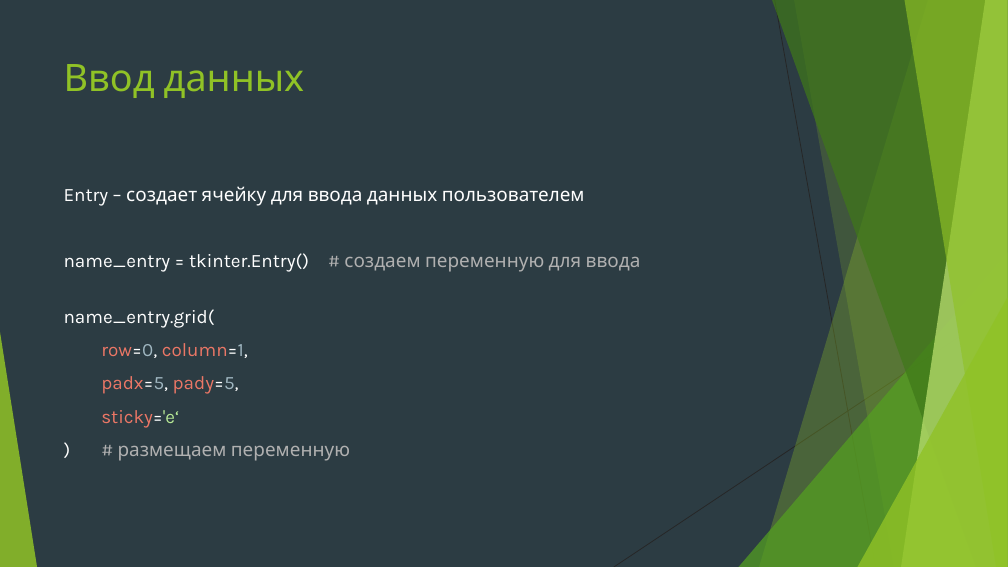
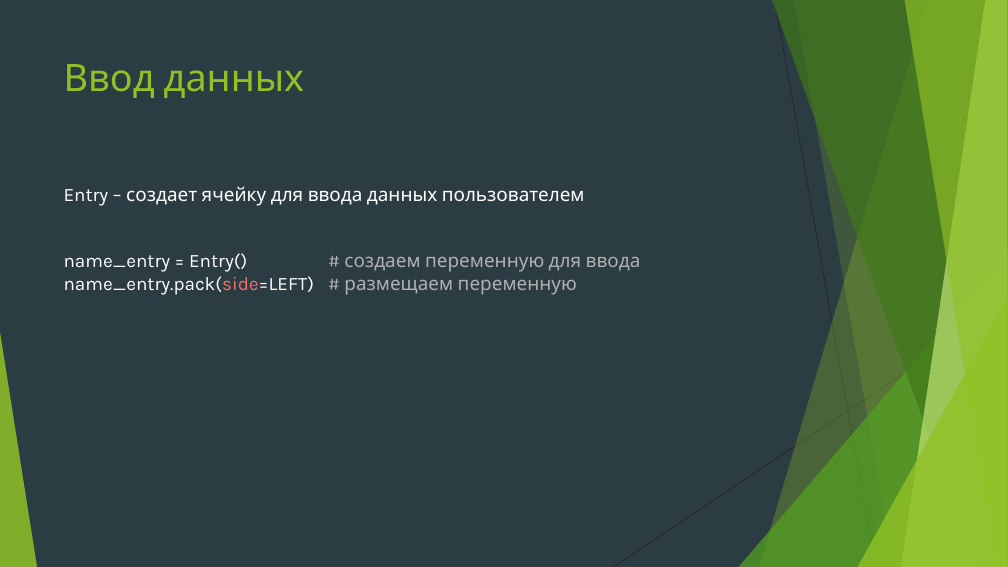
Before and after one commit to Yegor9151/for_corund, a slide deck: slide 27 of course_project_for_korund/ver 1.1/уроки/МК по Python.pptx (slide 44 before the commit). Drawn at 1008x567 pixels with LibreOffice and Linux fonts; fonts in the diff are those of the drawing. Boxes give left, top, right and bottom in pixels: in the first picture for what was removed or moved away, otherwise in the second. Text is boxed around its words. In the diff, an @@ line names an element or a change of style, - is before the commit and + after.

```diff
--- a/course_project_for_korund/ver 1.1/уроки/МК по Python.pptx
+++ b/course_project_for_korund/ver 1.1/уроки/МК по Python.pptx
@@ text at (64,253,641,295): text changed; text colour #FFFFFF to #B0B0B0 @@
-name_entry = tkinter.Entry() # создаем переменную для ввода
-name_entry.grid(
-row=0, column=1,
-padx=5, pady=5,
-sticky='e‘
-) # размещаем переменную
+name_entry = Entry() # создаем переменную для ввода
+name_entry.pack(side=LEFT) # размещаем переменную
```
Also in this commit, not shown: 18 other slides changed, 4 slides added, 20 slides removed.
